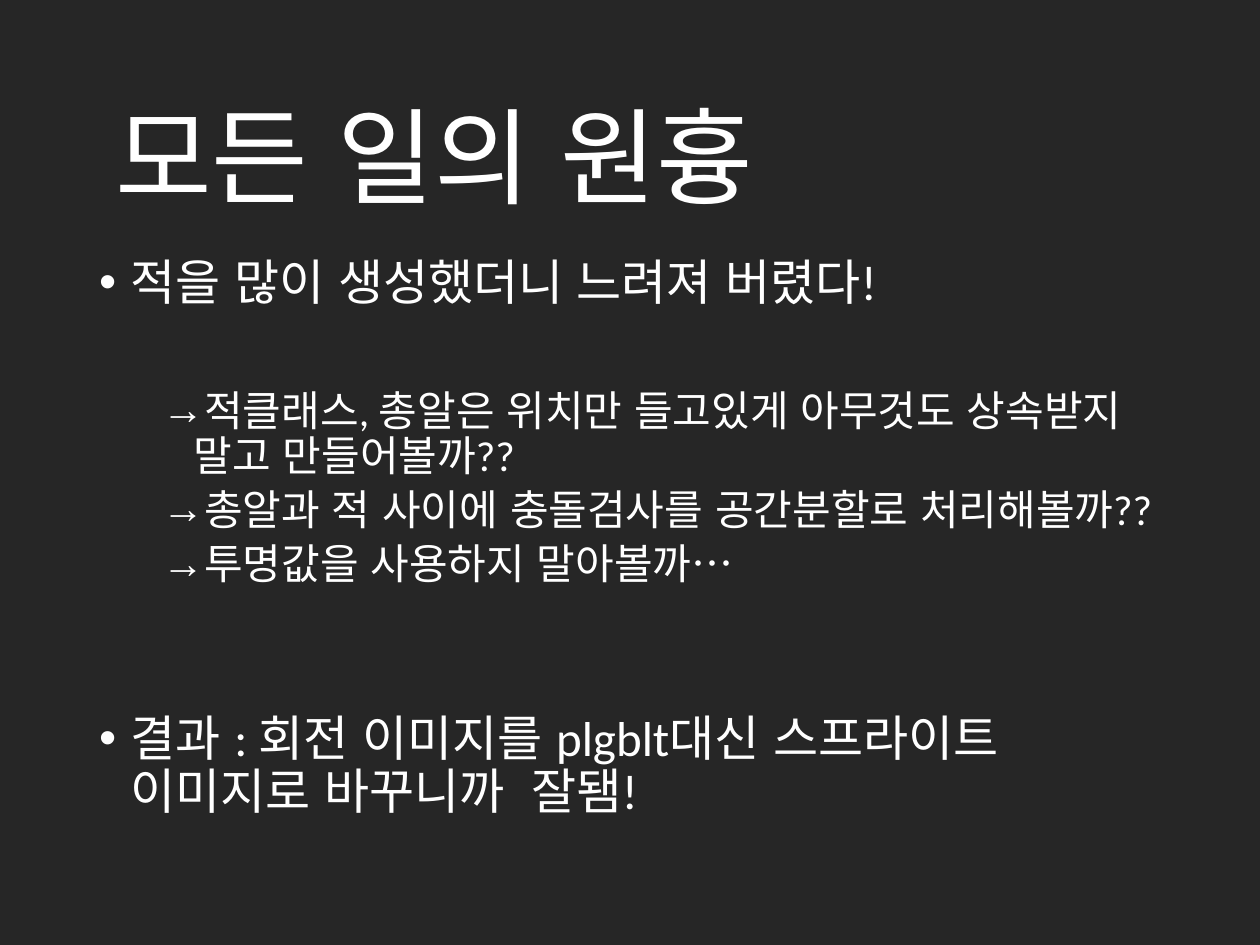
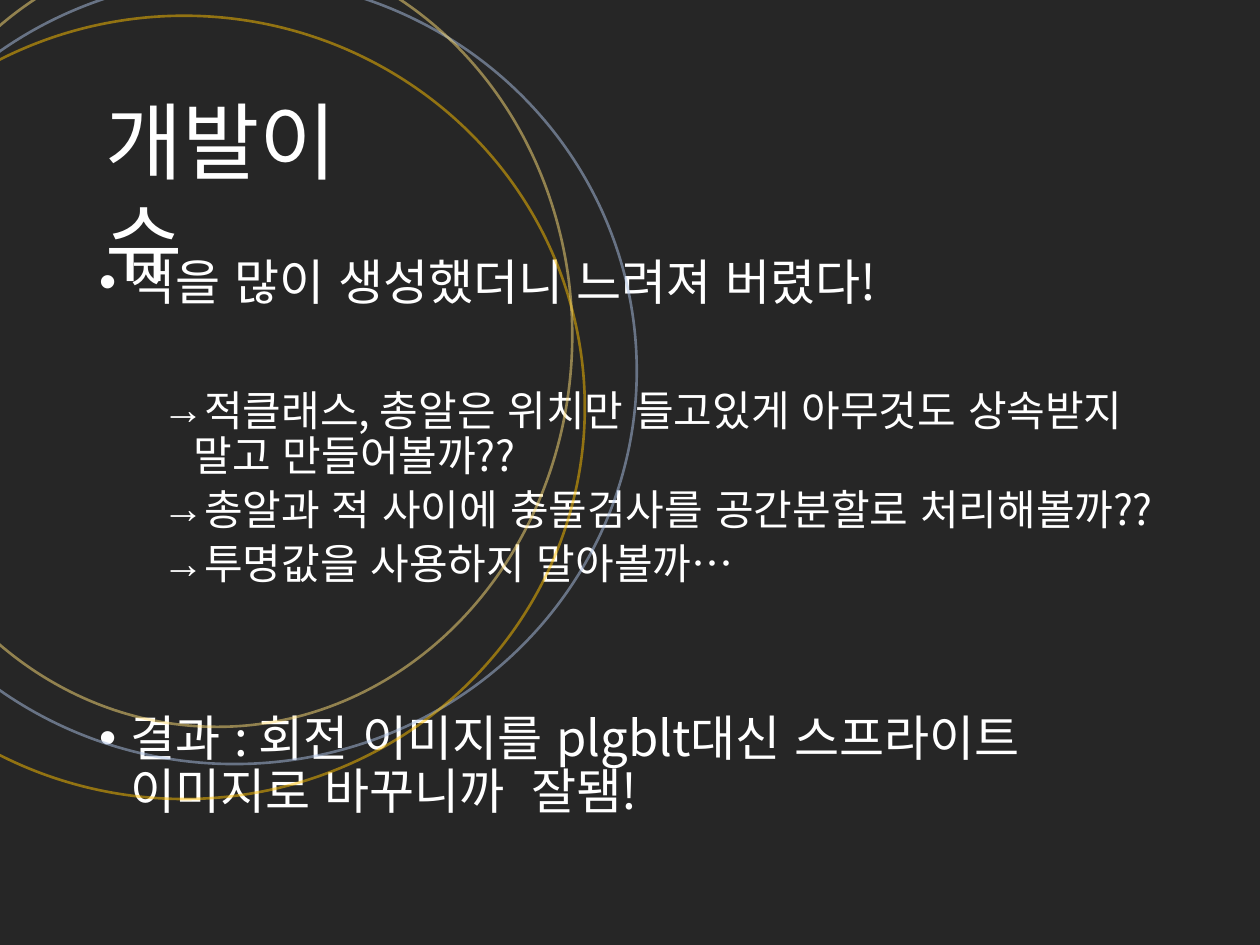
Before and after one commit to cmTEJAVA/Satellite, a slide deck: slide 12 of 발표자료/API 텀프로젝트 발표자료.pptx. Drawn at 1260x945 pixels with LibreOffice and Linux fonts; fonts in the diff are those of the drawing. Boxes give left, top, right and bottom in pixels: in the first picture for what was removed or moved away, otherwise in the second. Text is boxed around its words. In the diff, an @@ line names an element or a change of style, - is before the commit and + after.

```diff
--- a/발표자료/API 텀프로젝트 발표자료.pptx
+++ b/발표자료/API 텀프로젝트 발표자료.pptx
@@ ellipse added at (0,0,638,764), outline #ABC0E4 1.5 pt @@
@@ ellipse added at (0,16,585,800), outline #FF0000 1.5 pt @@
@@ ellipse added at (0,0,573,727), outline #FF5B5B 1.5 pt @@
@@ text added at (105,103,337,295), 48 pt, text #FFFFFF @@
+개발이슈
@@ text removed at (115,107,753,205) @@
-모든 일의 원흉
@@ text "적을 많이 생성했더니 느려져 버렸다!" at (131,250,1153,813): font Calibri to Noto Sans CJK KR @@
```
Also in this commit, not shown: 6 other slides changed, 1 slide added, 1 slide removed.
